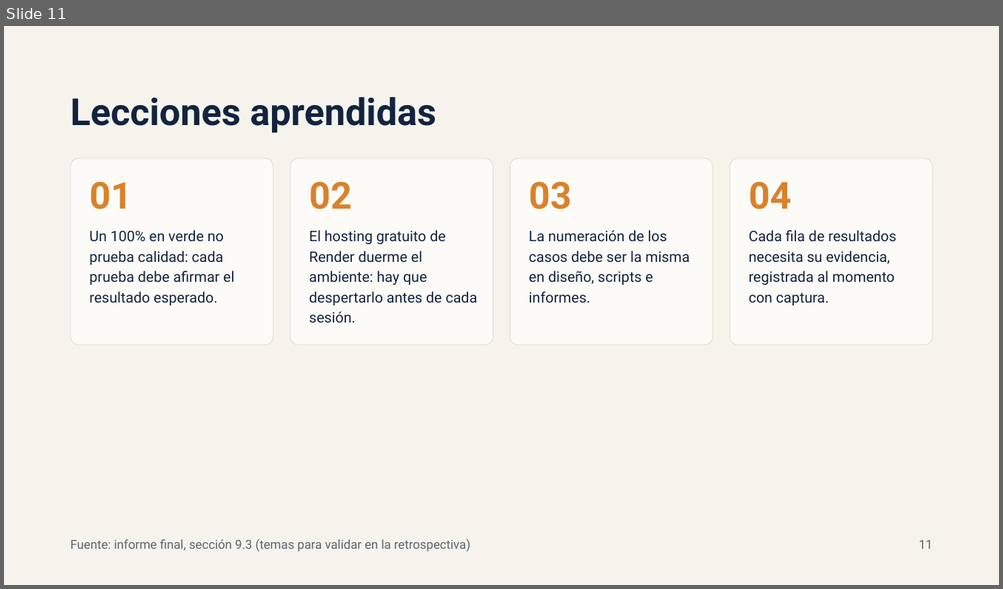
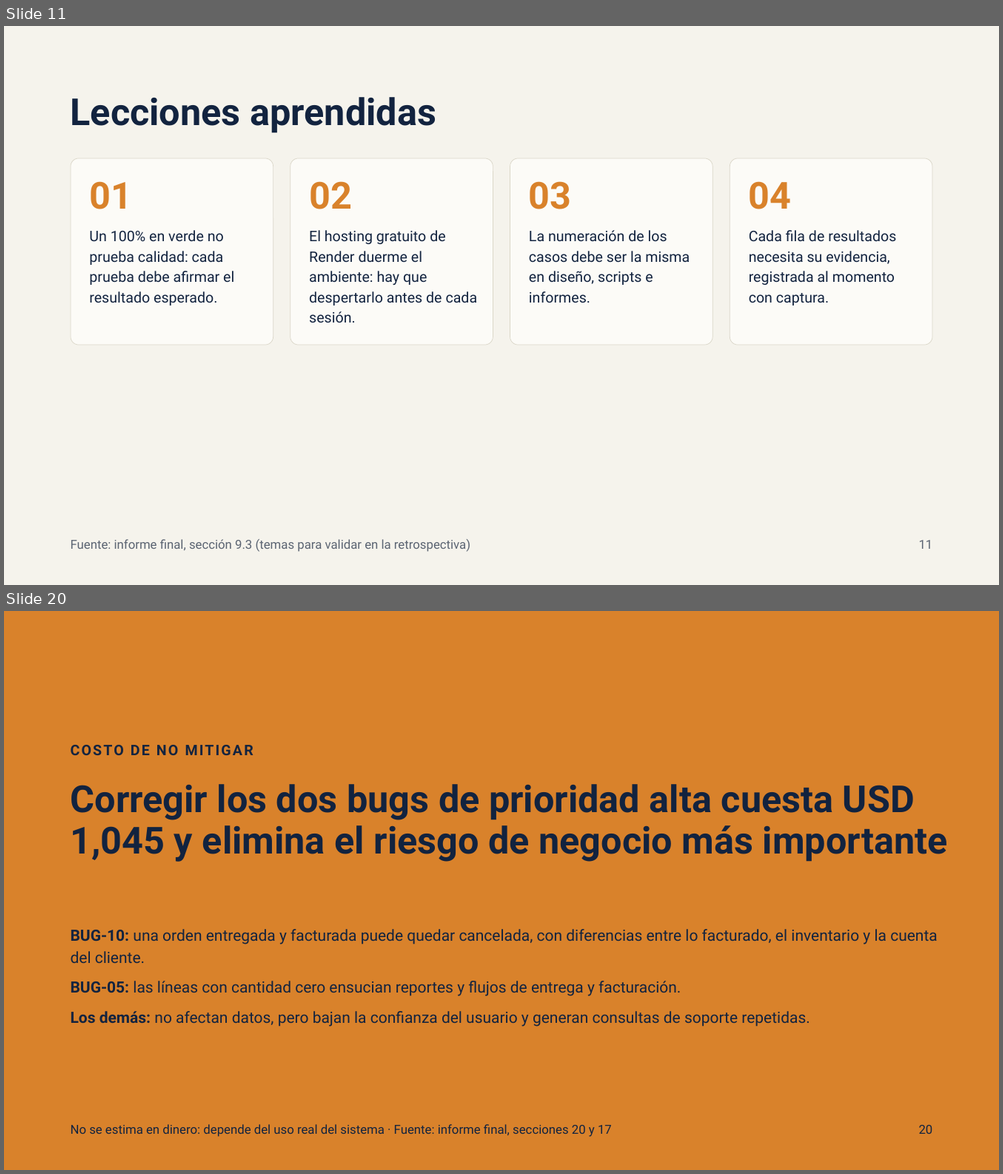
Before and after one commit to csc-neo/proyecto-final-qa, a slide deck: presentacion/QA FrontAccounting 2.4.20 — Resumen ejecutivo.pptx. Shown one above the other, each under a label of ours: slide 11 before the commit, slides 11 and 20 after it; the slides between them are not shown. The pictures are 1003x589 and 1003x1174 pixels, drawn with LibreOffice and Linux fonts; fonts in the diff are those of the drawing. Boxes give left, top, right and bottom in pixels: in the first picture for what was removed or moved away, otherwise in the second. Text is boxed around its words. In the diff, an @@ line names an element or a change of style, - is before the commit and + after.

```diff
--- a/presentacion/QA FrontAccounting 2.4.20 — Resumen ejecutivo.pptx
+++ b/presentacion/QA FrontAccounting 2.4.20 — Resumen ejecutivo.pptx
@@ slide 20 added at (x1=4, y1=611, x2=999, y2=1170), background #D9822B @@
@@ text added at (x1=71, y1=738, x2=959, y2=761), 14 pt, text #12233F, bold @@
+COSTO DE NO MITIGAR
@@ title added at (x1=71, y1=784, x2=948, y2=862), 36 pt, text #12233F, bold @@
+Corregir los dos bugs de prioridad alta cuesta USD 1,045 y elimina el riesgo de negocio más importante
@@ text added at (x1=71, y1=929, x2=937, y2=963), 15 pt, text #12233F @@
+BUG-10: una orden entregada y facturada puede quedar cancelada, con diferencias entre lo facturado, el inventario y la cuenta del cliente.
@@ text added at (x1=71, y1=981, x2=680, y2=997), 15 pt, text #12233F @@
+BUG-05: las líneas con cantidad cero ensucian reportes y flujos de entrega y facturación.
@@ text added at (x1=71, y1=1011, x2=809, y2=1027), 15 pt, text #12233F @@
+Los demás: no afectan datos, pero bajan la confianza del usuario y generan consultas de soporte repetidas.
@@ text added at (x1=71, y1=1125, x2=612, y2=1137), 12 pt, text #12233F @@
+No se estima en dinero: depende del uso real del sistema · Fuente: informe final, secciones 20 y 17
@@ text added at (x1=919, y1=1125, x2=933, y2=1134), 12 pt, text #12233F @@
+20
```
Also in this commit, not shown: 1 slide changed, 8 other slides added.
